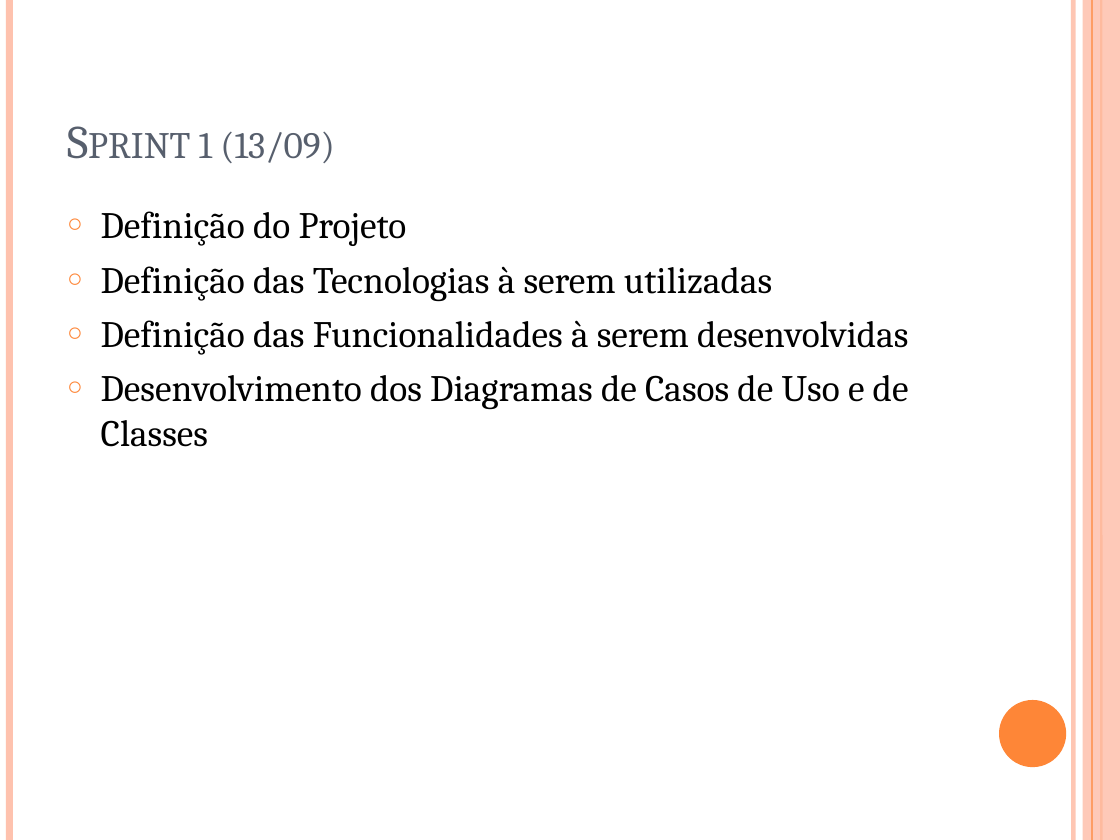
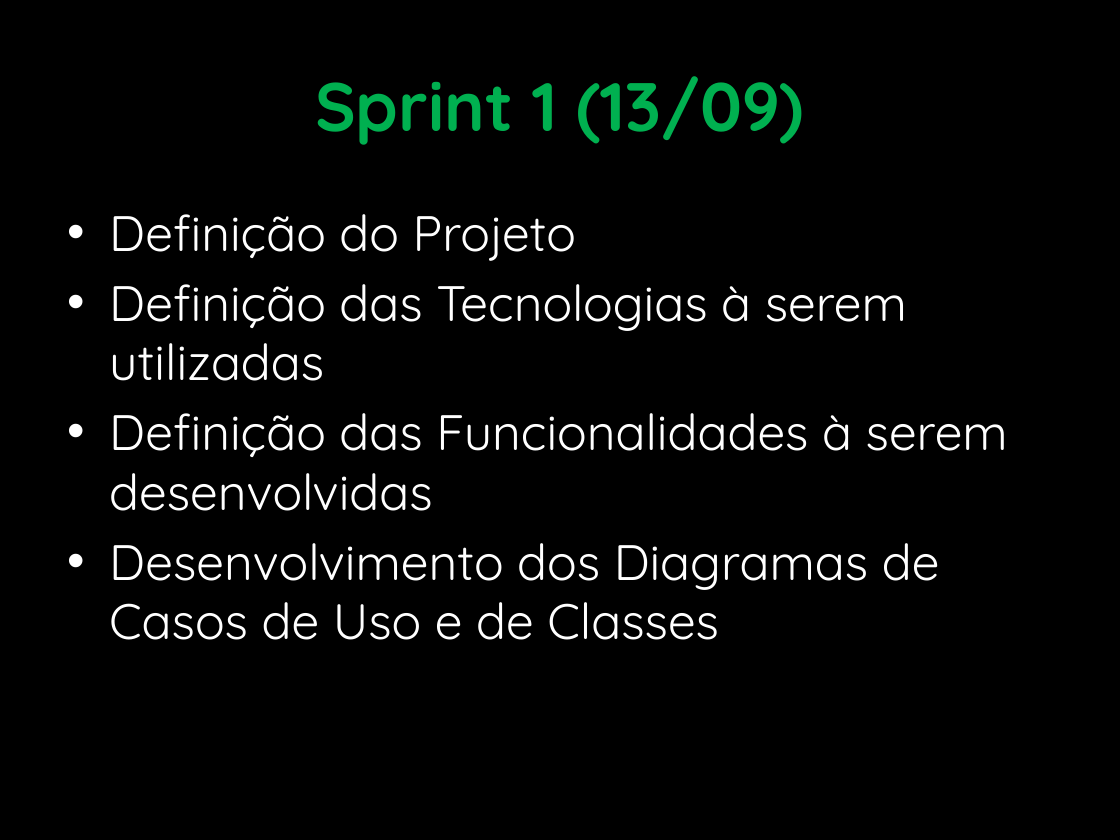
Before and after one commit to ClarkCouto/SGPP, a slide deck: slide 2 of Documentacao/CMD - Sprint 1.pptx. Drawn at 1120x840 pixels with LibreOffice and Linux fonts; fonts in the diff are those of the drawing. Boxes give left, top, right and bottom in pixels: in the first picture for what was removed or moved away, otherwise in the second. Text is boxed around its words. In the diff, an @@ line names an element or a change of style, - is before the commit and + after.

```diff
--- a/Documentacao/CMD - Sprint 1.pptx
+++ b/Documentacao/CMD - Sprint 1.pptx
@@ background #FFFFFF to #000000 @@
@@ line removed from (9, 0) to (9, 840) @@
@@ line removed from (1073, 0) to (1073, 840) @@
@@ rectangle removed at (1083, 0, 1120, 840) @@
@@ line removed from (1092, 0) to (1092, 840) @@
@@ line removed from (1101, 0) to (1101, 840) @@
@@ title "Sprint 1 (13/09)" at (315, 76, 804, 145): size 30 to 44 pt, font Cambria to Quicksand, text colour #575F6D to #00B050, bold on, small capitals off; alignment left to centre; vertical alignment bottom to middle @@
@@ text "Definição do Projeto" at (109, 214, 1008, 640): size 24 to 32 pt, font Cambria to Quicksand, text colour #000000 to #FFFFFF; bullet ○ to • @@
@@ ellipse removed at (999, 700, 1066, 767) @@
```
Also in this commit, not shown: 6 other slides changed, 1 slide added.
